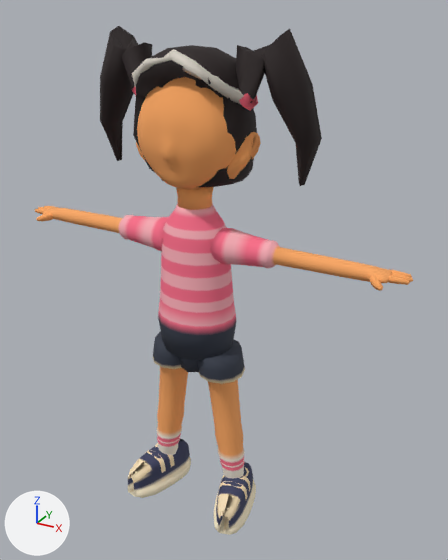
The glTF model public/v2/models/kid_zippy.glb: old version first, new version second.
Before and after are seen from a 50 mm lens placed at (2.39, -3.89, 4.13), pointed at (0.15, 0.18, 2.09). The lights are fixed; the arrows at lower left show +X, +Y and +Z. The older version comes first. Objects named as collision shapes, trigger or cutter boxes, shadow casters or lower levels of detail are left out. Vertices at exactly the same position are counted once.

Script lines for the objects in view, before the commit:
```python
me_kid_zippy_lod0_mesh = bpy.data.meshes.new('kid_zippy_LOD0_Mesh')
me_kid_zippy_lod0_mesh.from_pydata(...)  # 3522 vertices, 6688 faces; spans x -1.67..1.67, y -0.45..0.5, z 0.01..4.01
# faces by material slot: [2314, 3846, 456, 72]
me_kid_zippy_lod0_mesh.materials.append(mat_m_body)
me_kid_zippy_lod0_mesh.materials.append(mat_m_uniform)
me_kid_zippy_lod0_mesh.materials.append(mat_m_hair)
me_kid_zippy_lod0_mesh.materials.append(mat_m_accessory)
ob_kid_zippy_lod0 = bpy.data.objects.new('kid_zippy_LOD0', me_kid_zippy_lod0_mesh)
ob_kid_zippy_lod0.location = (0.0, 0.0, 0.0)
```
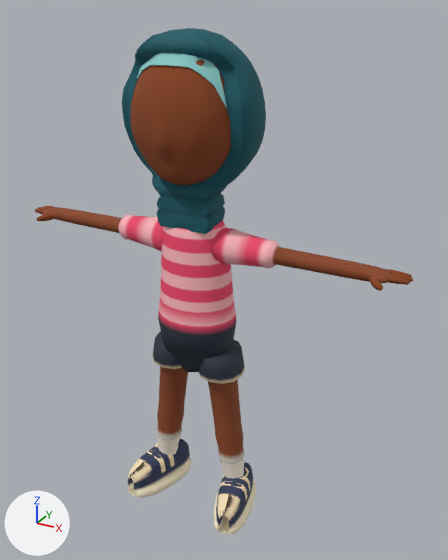
Pixel boxes [x1, y1, x2, y2] of what changed, in the pictures (448 x 560 px):
'kid_zippy_LOD0', reshaped
    before: [35, 26, 413, 535]
    after: [35, 28, 413, 535]
part 1 of me_kid_zippy_lod0_mesh, added (brown)
    after: [130, 60, 231, 185]
part 2 of me_kid_zippy_lod0_mesh, rebuilt (16% wider, 45% taller)
    before: [133, 45, 257, 187]
    after: [122, 28, 266, 234]
part 3 of me_kid_zippy_lod0_mesh, rebuilt (17% narrower)
    before: [132, 49, 244, 104]
    after: [134, 53, 227, 108]
part 4 of me_kid_zippy_lod0_mesh, deleted
    before: [100, 26, 322, 186]
part 5 of me_kid_zippy_lod0_mesh, deleted (orange)
    before: [137, 77, 236, 190]
part 6 of me_kid_zippy_lod0_mesh, reshaped
    before: [157, 433, 244, 472]
    after: [157, 435, 244, 472]
part 7 of me_kid_zippy_lod0_mesh, recoloured
    before: [35, 187, 413, 472]
    after: [35, 206, 413, 472]
part 8 of me_kid_zippy_lod0_mesh, recoloured
    both: [158, 434, 244, 463]

The change, as a list of edits to the scene's bpy script:
```text
Change me_kid_zippy_lod0_mesh:
    used by ob_kid_zippy_lod0; location = (0.0, 0.0, 0.0)
    remove me_kid_zippy_lod0_mesh.from_pydata(...)  # 3522 vertices, 6688 faces; spans x -1.67..1.67, y -0.45..0.5, z 0.01..4.01
    add me_kid_zippy_lod0_mesh.from_pydata(...)  # 3557 vertices, 6748 faces; spans x -1.67..1.67, y -0.45..0.55, z 0.01..4.0
    me_kid_zippy_lod0_mesh part 1: the loose piece of 781 vertices spanning x -0.42..0.42, y -0.37..0.41, z 2.9..3.74 is copied, and the copy is scaled about its middle by (1.01, 1.12, 1.16), then moved by (0.0, -0.03, 0.1); it spans x -0.42..0.42, y -0.45..0.42, z 2.94..3.91
    me_kid_zippy_lod0_mesh part 2: the loose piece of 138 vertices spanning x -0.44..0.44, y -0.3..0.5, z 2.93..3.89 is rebuilt with 555 vertices and now spans x -0.5..0.5, y -0.27..0.55, z 2.61..4.0
    me_kid_zippy_lod0_mesh part 3: the loose piece of 38 vertices spanning x -0.46..0.46, y -0.32..0.03, z 3.52..3.88 is rebuilt with 22 vertices and now spans x -0.39..0.39, y -0.32..-0.15, z 3.51..3.87, in mat_m_hair
    me_kid_zippy_lod0_mesh part 4: 6 loose pieces with 294 vertices, spanning x -0.93..0.93, y -0.11..0.2, z 2.96..4.01, are deleted
    me_kid_zippy_lod0_mesh part 5: 781 vertices removed from x -0.42..0.42, y -0.37..0.41, z 2.9..3.74
    me_kid_zippy_lod0_mesh part 6: 44 vertices moved from x -0.44..0.44, y -0.11..0.11, z 0.44..0.51 to x -0.44..0.44, y -0.12..0.12, z 0.5..0.52; 72 vertices removed from x -0.44..0.44, y -0.11..0.11, z 0.47..0.49
    me_kid_zippy_lod0_mesh part 7: 3011 kept faces spanning x -1.67..1.67, y -0.45..0.28, z 0.09..2.9 get new vertex colours
    me_kid_zippy_lod0_mesh part 8: 48 faces spanning x -0.44..0.44, y -0.12..0.12, z 0.52..0.55 switch from mat_m_uniform to mat_m_accessory
```
